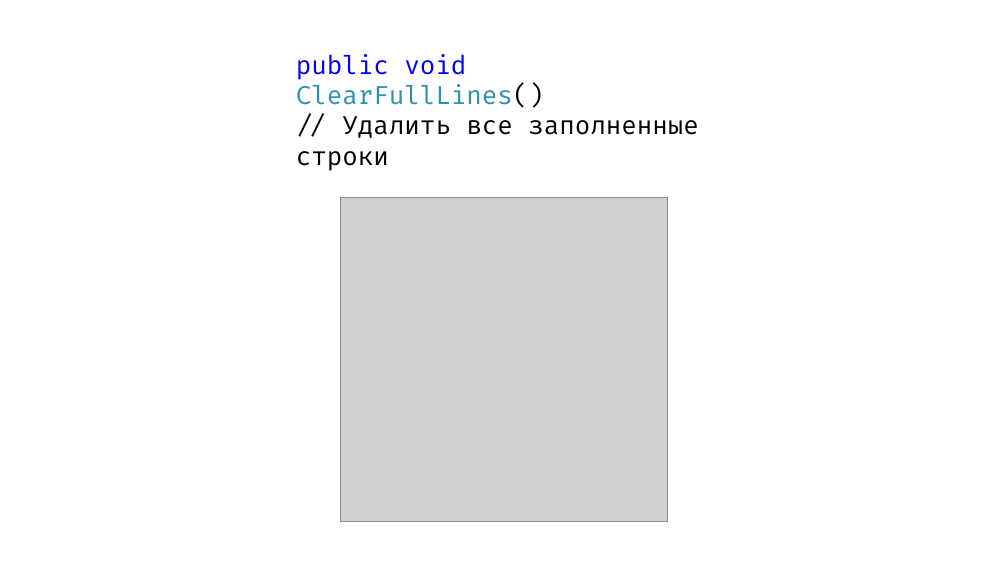
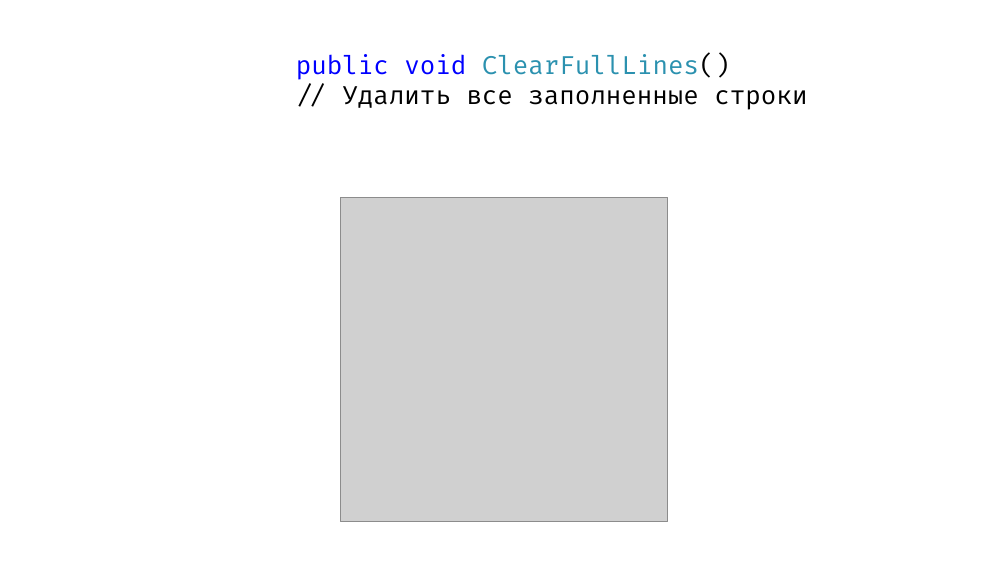
Before and after one commit to kontur-courses/clean-code, a slide deck: slide 31 of clean-code.pptx (slide 30 before the commit). Drawn at 1008x567 pixels with LibreOffice and Linux fonts; fonts in the diff are those of the drawing; grey boxes stand for pictures. Boxes give left, top, right and bottom in pixels: in the first picture for what was removed or moved away, otherwise in the second. Text is boxed around its words. In the diff, an @@ line names an element or a change of style, - is before the commit and + after.

```diff
--- a/clean-code.pptx
+++ b/clean-code.pptx
@@ text "public void ClearFullLines() // Удалить ..." rewrapped from (296, 54, 699, 171) to (296, 54, 807, 110) @@
```
Also in this commit, not shown: 8 other slides changed, 1 slide added.
